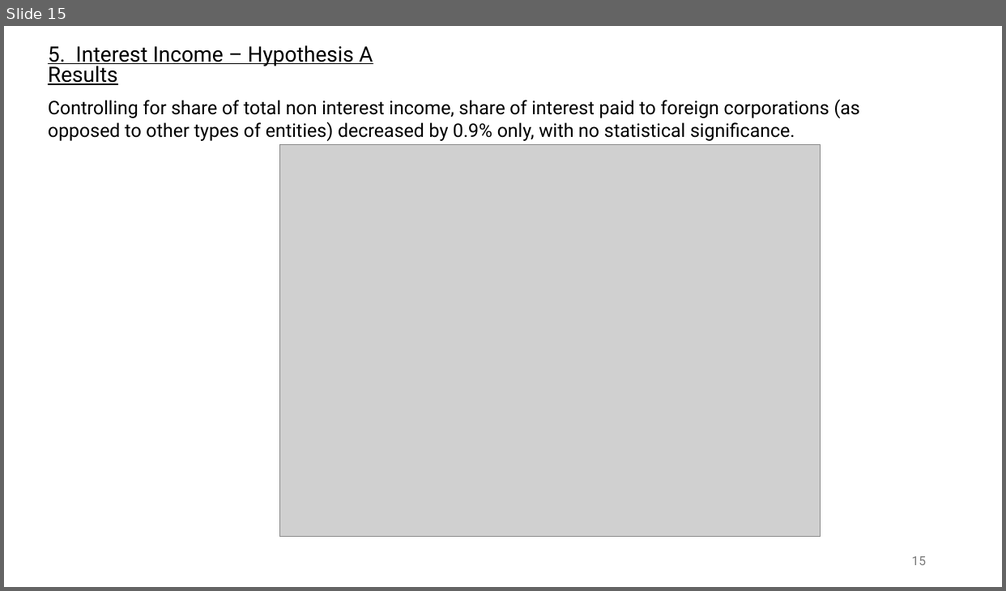
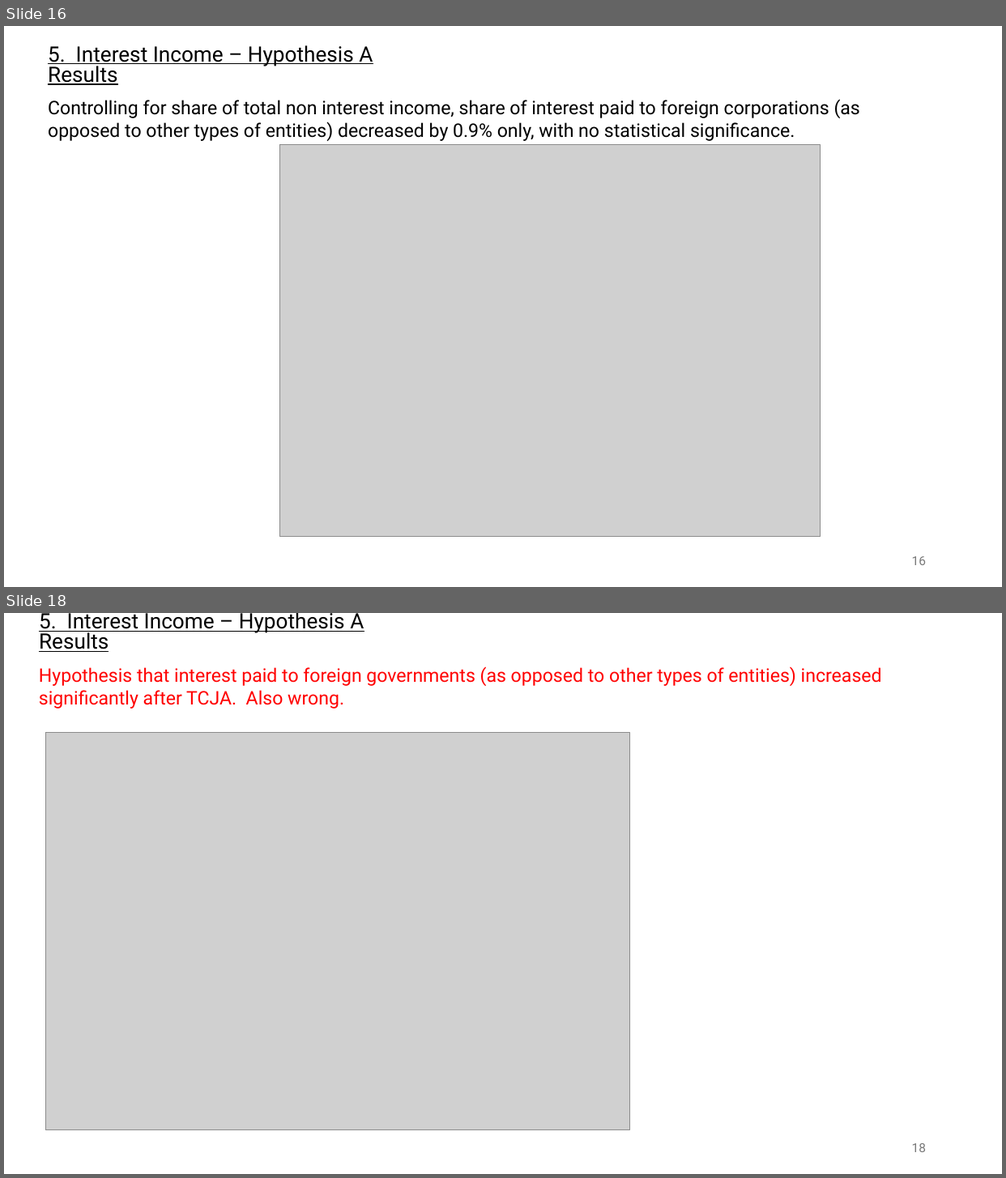
Before and after one commit to carolsmithwang/foreign_recipients, a slide deck: Direct lending funds before and after TCJA 10-10-25.pptx. Shown one above the other, each under a label of ours: slide 15 before the commit, slides 16 and 18 after it; the slides between them are not shown. The pictures are 1006x591 and 1006x1178 pixels, drawn with LibreOffice and Linux fonts; fonts in the diff are those of the drawing; grey boxes stand for pictures. Boxes give left, top, right and bottom in pixels: in the first picture for what was removed or moved away, otherwise in the second. Text is boxed around its words. In the diff, an @@ line names an element or a change of style, - is before the commit and + after.

Commit message:
Refining analysis
Refining analysis of share of interest income, clean dataframe, run new regressions

```diff
--- a/Direct lending funds before and after TCJA 10-10-25.pptx
+++ b/Direct lending funds before and after TCJA 10-10-25.pptx
@@ slide 18 added at [4, 613, 1002, 1174], background #FFFFFF @@
@@ text added at [39, 613, 364, 652], 20.4 pt, text #000000, underline @@
+5. Interest Income – Hypothesis A Results
@@ text added at [39, 666, 882, 709], 18 pt, text #FF0000 @@
+Hypothesis that interest paid to foreign governments (as opposed to other types of entities) increased significantly after TCJA. Also wrong.
@@ picture added at [45, 733, 629, 1131] @@
@@ page number added at [912, 1144, 926, 1152], 12 pt, text #797979 @@
+18
@@ what was slide 15 is now slide 16 @@
```
Also in this commit, not shown: 1 slide changed, 7 other slides added, 26 other files.
